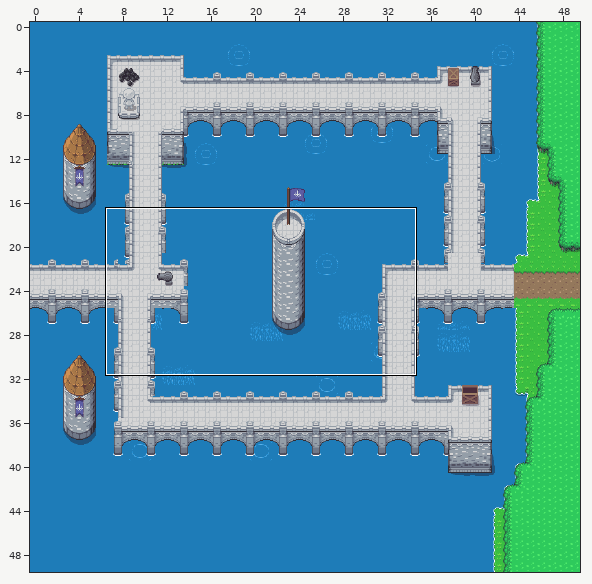
Tiled map, stored at Assets/Prefabs/WorldTileMaps/Lake.tmx. The picture above shows the old version from afar; the outline marks the close-up.
Close-up. Before the edit:
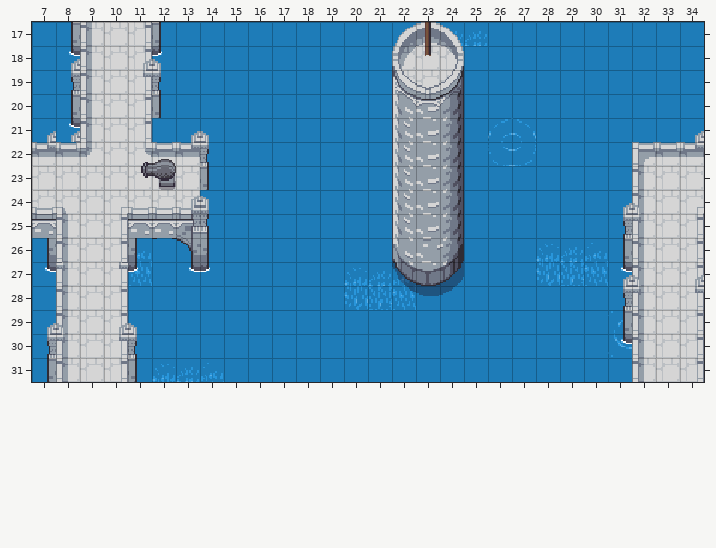
Cells are 16x16 px. Shown: x 7..34, y 17..31.
New version:
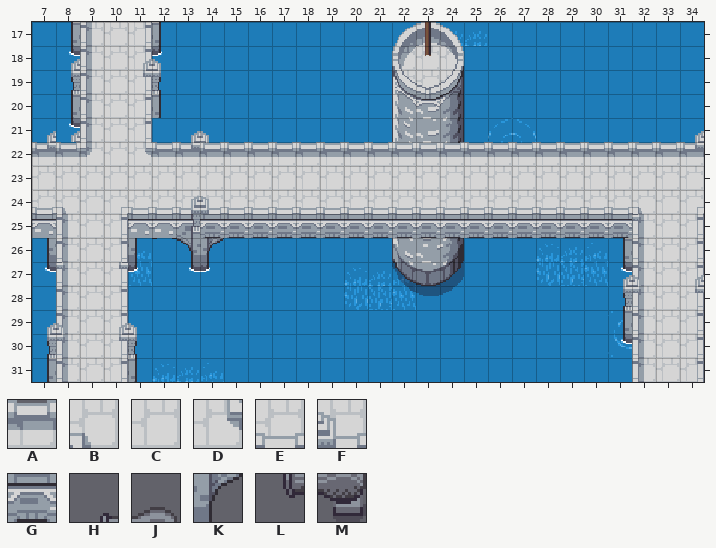
Key: from "overworld": A 23, B 29, C 63, D 68, E 103, F 1026, G 1067, H 1096, J 1097, K 1106, L 1136, M 1137.
_ is an empty cell.
Edits made:
Layer "Collision":
y 22: x 11..12 HJ -> DA; x 14..32 ___________________ -> AAAAAAAAAAAAAAAAAAA
y 23: x 11..12 LM -> CC; x 14..32 ___________________ -> CCCCCCCCCCCCCCCCCCC
y 24: x 14..32 ___________________ -> FEEEEEEEEEEEEEEEEEB
y 25: x 14..31 __________________ -> GGGGGGGGGGGGGGGGGG
y 26: x 14 _ -> K
Pixel boxes of the changes (left, top, right, bottom) in both close-ups:
changed: (141, 159, 176, 190)
added: (200, 142, 655, 251)
